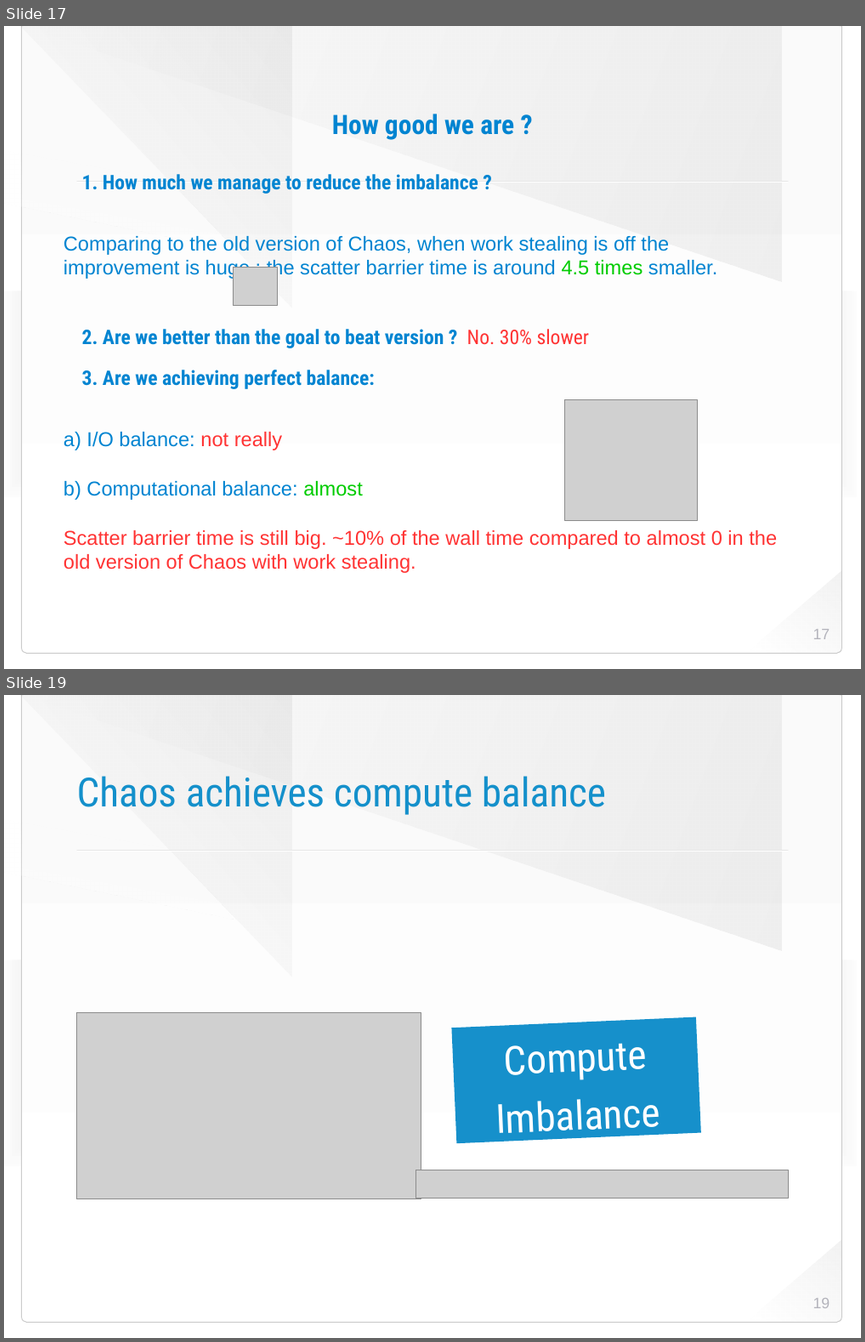
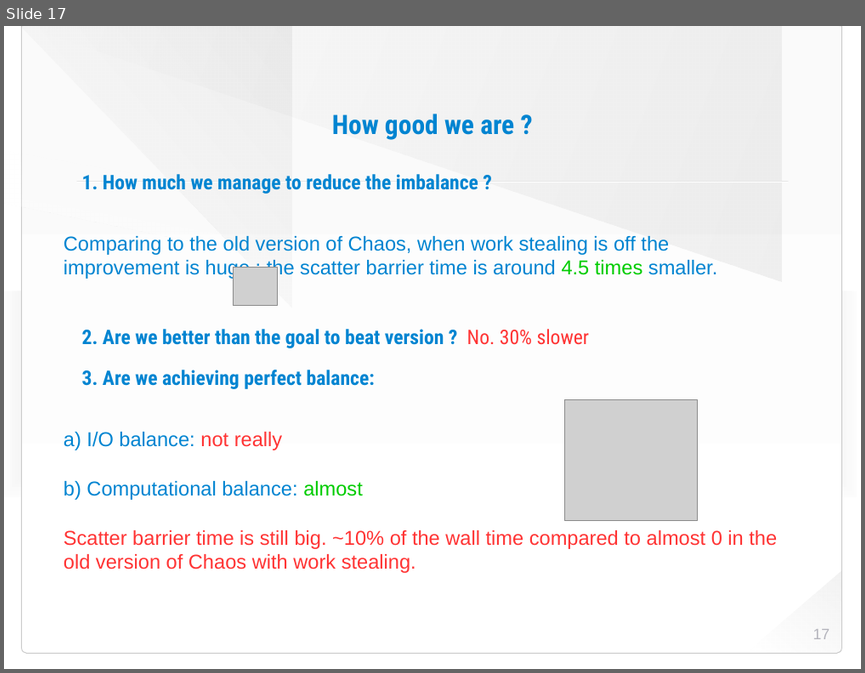
Before and after one commit to HaprianVlad/chaos, a slide deck: presentation.odp. Shown one above the other, each under a label of ours: slides 17 and 19 before the commit, slide 17 after it; the slides between them are not shown. The pictures are 865x1342 and 865x673 pixels, drawn with LibreOffice and Linux fonts; fonts in the diff are those of the drawing; grey boxes stand for pictures; background and template pictures are left out. Boxes give left, top, right and bottom in pixels: in the first picture for what was removed or moved away, otherwise in the second. Text is boxed around its words. In the diff, an @@ line names an element or a change of style, - is before the commit and + after.

```diff
--- a/presentation.odp
+++ b/presentation.odp
@@ slide 19 removed at <box>4,695,861,1338</box>, background picture (left out); not listed: 8 template elements that a slide beside it also shows @@
@@ title removed at <box>77,776,606,815</box> @@
-Chaos achieves compute balance
@@ picture removed at <box>77,1013,421,1199</box> @@
@@ rectangle removed at <box>452,1017,701,1143</box> @@
-Compute
-Imbalance
@@ picture removed at <box>416,1169,788,1197</box> @@
@@ page number removed at <box>813,1298,830,1308</box> @@
-19
```
Also in this commit, not shown: 1 slide changed, 1 slide added, 15 other files.
